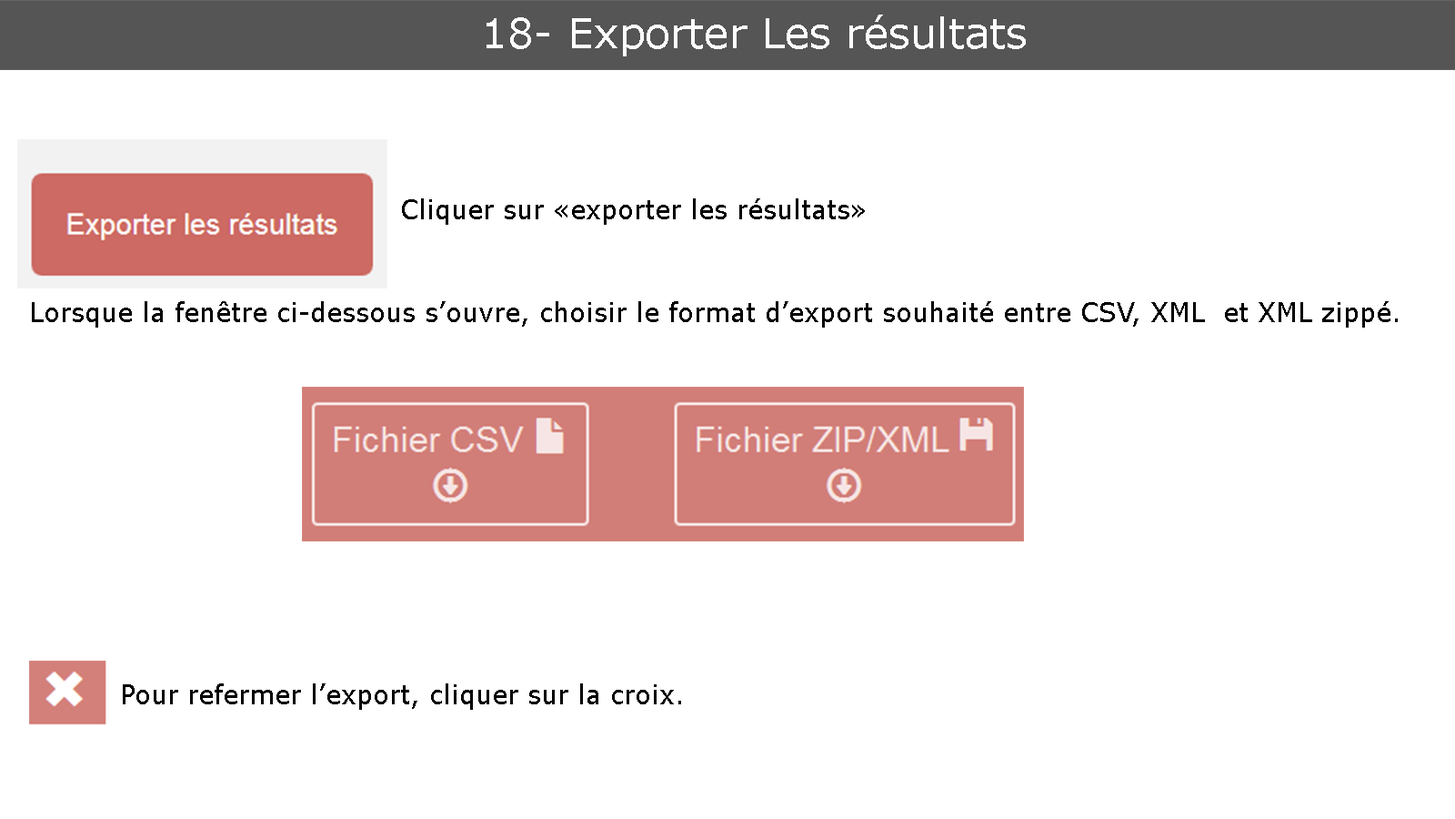
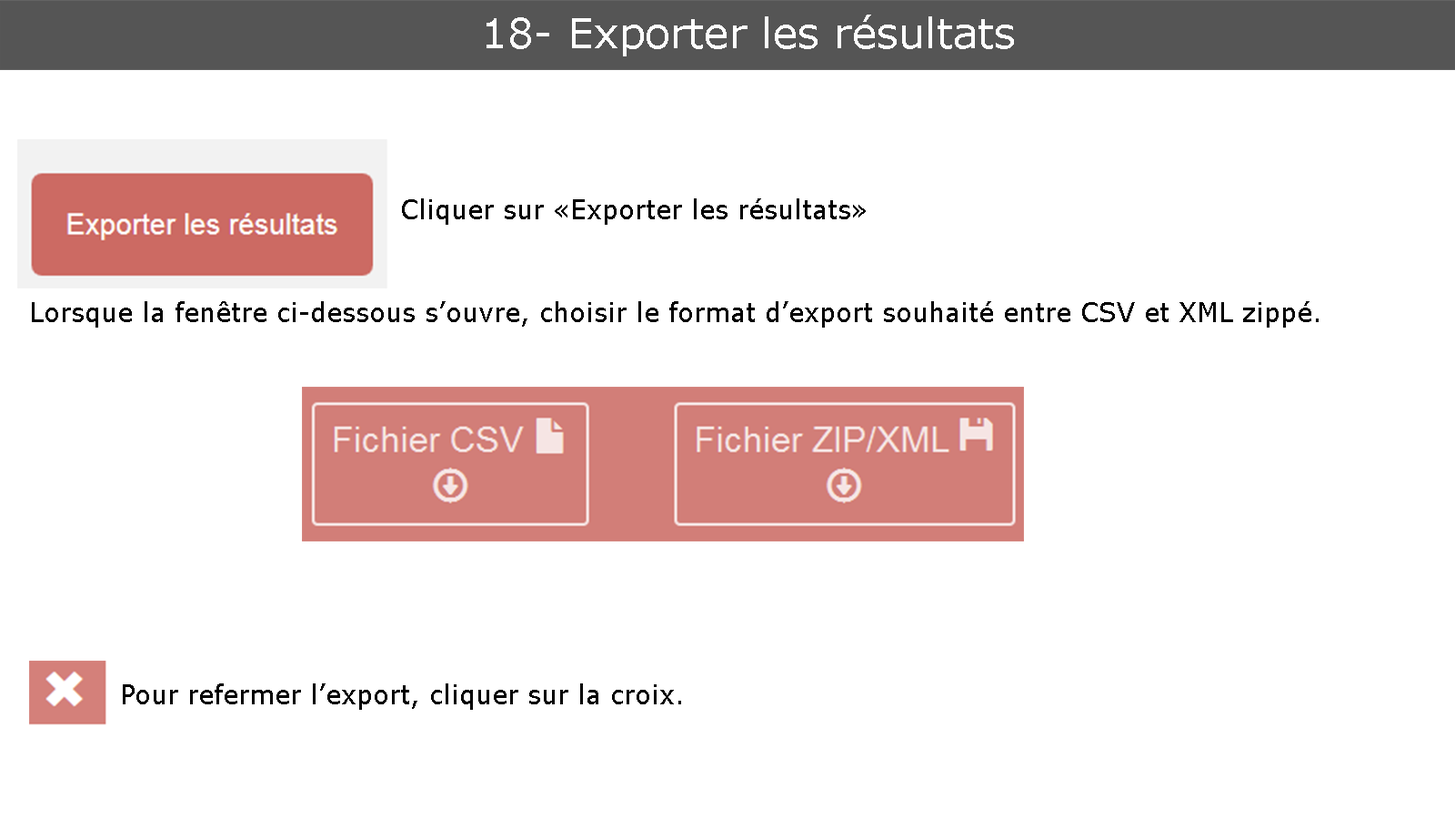
Two versions of the same layered image (1455×819). Layer-by-layer changes:
painted on "Lorsque la fenêtre ci-dessous s’ouvre, choisir le format d’expo" over 1133, 301, 1399, 328
renamed "Cliquer sur «exporter les résultats»" to "Cliquer sur «Exporter les résultats»", painted on it over 572, 198, 866, 225
renamed "18- Exporter Les résultats" to "18- Exporter les résultats", painted on it over 764, 14, 1027, 50
